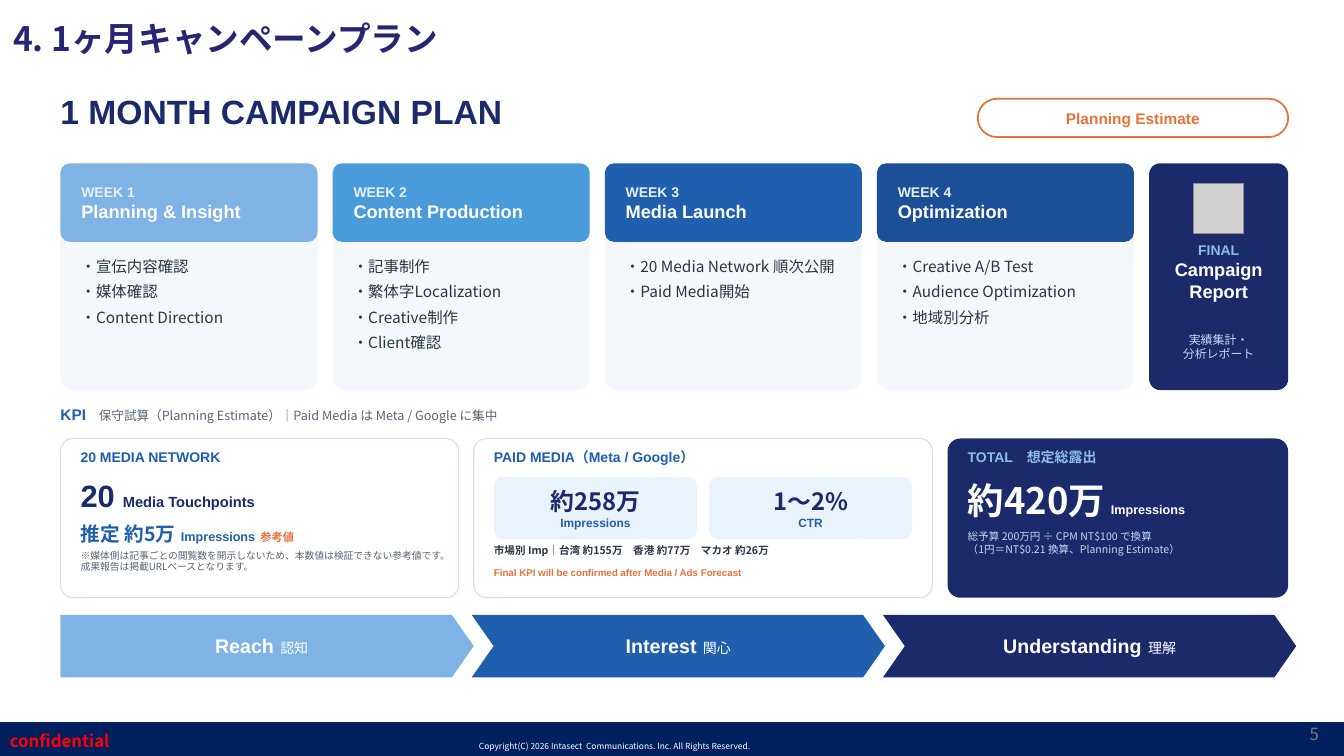
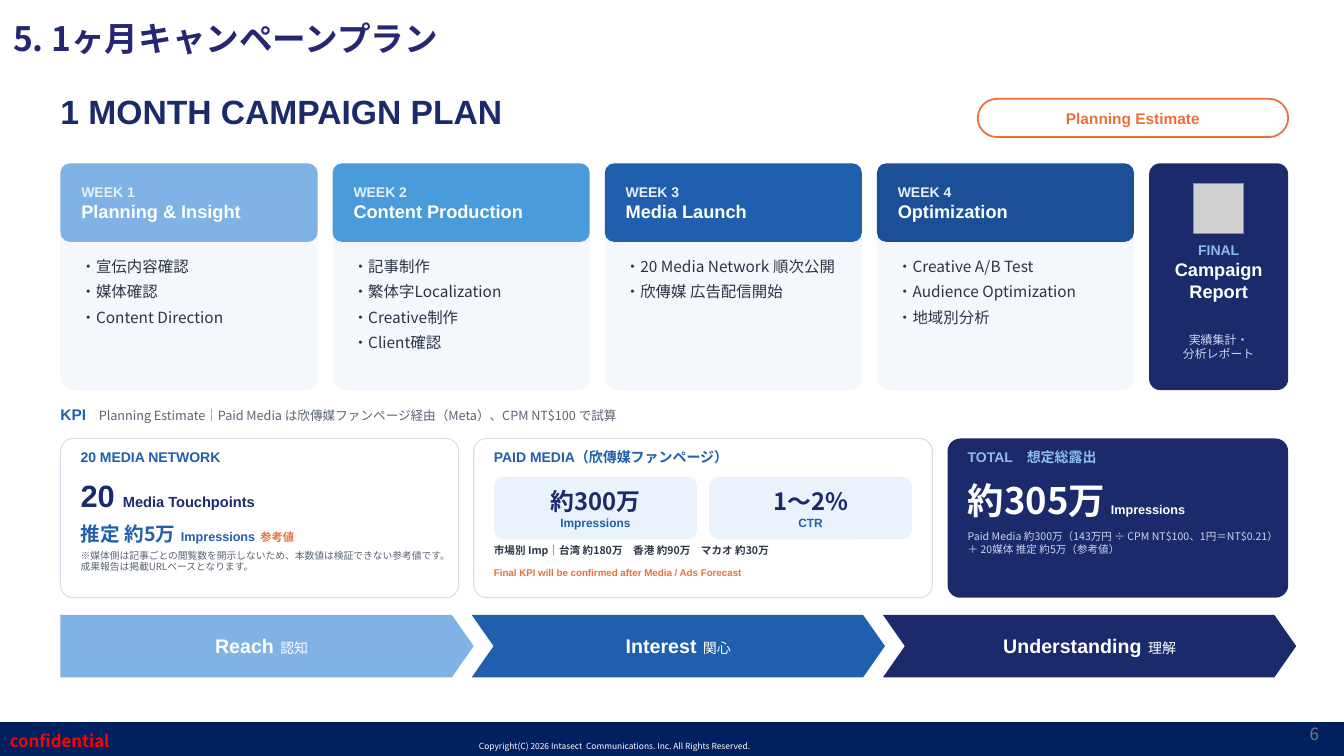
Before and after one commit to shelleychenyi/proposal, a slide deck: slide 6 of 神奈川縣/【インタセクト】神奈川県様_台湾・香港・マカオ向け2027年年始観光マナー啓発プロモーション_202609_日本語版.pptx (slide 5 before the commit). Drawn at 1344x756 pixels with LibreOffice and Linux fonts; fonts in the diff are those of the drawing; grey boxes stand for pictures; background and template pictures are left out. Boxes give left, top, right and bottom in pixels: in the first picture for what was removed or moved away, otherwise in the second. Text is boxed around its words. In the diff, an @@ line names an element or a change of style, - is before the commit and + after.

```diff
--- a/神奈川縣/【インタセクト】神奈川県様_台湾・香港・マカオ向け2027年年始観光マナー啓発プロモーション_202609_日本語版.pptx
+++ b/神奈川縣/【インタセクト】神奈川県様_台湾・香港・マカオ向け2027年年始観光マナー啓発プロモーション_202609_日本語版.pptx
@@ text at [13, 22, 438, 55]: text changed @@
-4. 1ヶ月キャンペーンプラン
+5. 1ヶ月キャンペーンプラン
@@ text at [625, 284, 783, 299]: text changed @@
-・Paid Media開始
+・欣傳媒 広告配信開始
@@ text at [60, 409, 617, 423]: text changed @@
-KPI 保守試算（Planning Estimate）｜Paid Media は Meta / Google に集中
+KPI Planning Estimate｜Paid Media は欣傳媒ファンページ経由（Meta）、CPM NT$100 で試算
@@ text at [494, 451, 728, 464]: text changed @@
-PAID MEDIA（Meta / Google）
+PAID MEDIA（欣傳媒ファンページ）
@@ text in rounded rectangle at [550, 490, 640, 512]: text changed @@
-約258万
+約300万
@@ text at [968, 483, 1185, 518]: text changed @@
-約420万 Impressions
+約305万 Impressions
@@ text at [968, 531, 1278, 554]: text changed @@
-総予算 200万円 ÷ CPM NT$100 で換算
-（1円＝NT$0.21 換算、Planning Estimate）
+Paid Media 約300万（143万円 ÷ CPM NT$100、1円＝NT$0.21）＋ 20媒体 推定 約5万（参考値）
@@ text at [494, 544, 769, 558]: text changed @@
-市場別 Imp｜台湾 約155万 香港 約77万 マカオ 約26万
+市場別 Imp｜台湾 約180万 香港 約90万 マカオ 約30万
@@ page number at [1310, 727, 1319, 740]: text changed @@
-5
+6
```
Also in this commit, not shown: 2 other slides changed, 1 slide added, 2 other files.
